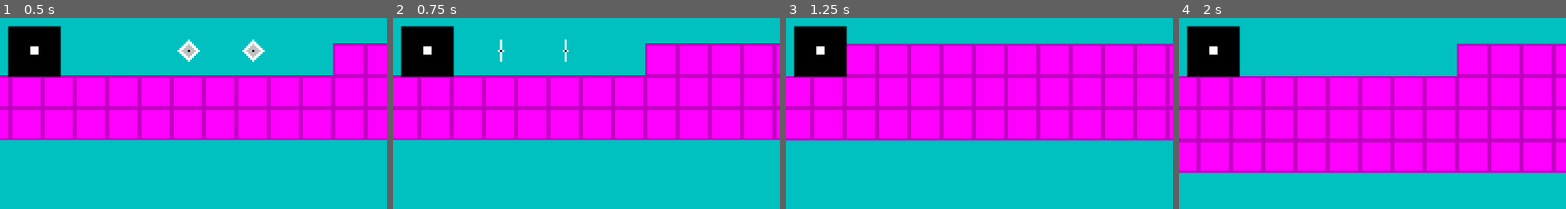
Above: before the commit, frames 1-4 (left to right).
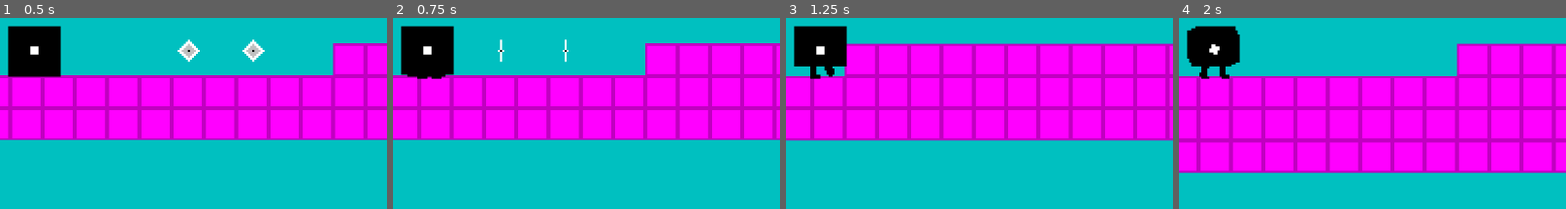
Above: after the commit, the same moments.

Repository: Aleksa2309/Analogue_Escape
Game: Godot game, scene res://Scenes/game.tscn
Two runs of this game, one before a commit and one after it. Both use one fixed random seed, a clock stepped at 60 frames per second and the inputs below.
Inputs:
- Up to frame 1 (0.5 s): no input
- Up to frame 2 (0.75 s): hold Right (move_right) from 0.53 s (still down)
- Up to frame 3 (1.25 s): keep holding Right (move_right); tap Up (jump) at 0.77 s
- Up to frame 4 (2 s): keep holding Right (move_right); tap Up (jump) at 1.52 s
The pictures show only the part of the screen within x 46-95%, y 35-85%; the shares and areas given below are measured in that part.

Frame 1 is identical in both runs. In frame 2, 0.1% of the frame differs, in the area x 2-16%, y 29-32%; in frame 3, 0.6%; in frame 4, 0.9%, in the area x 2-16%, y 4-32%.

Commit message:
Animation player working, bugs left

Diff:
--- a/Scenes/player.tscn
+++ b/Scenes/player.tscn
@@ -278,20 +278,93 @@
 "run_start": SubResource("Animation_72hlr")
 }
 
+[sub_resource type="AnimationNodeAnimation" id="AnimationNodeAnimation_7g4p4"]
+animation = &"idle"
+
+[sub_resource type="AnimationNodeAnimation" id="AnimationNodeAnimation_i0885"]
+animation = &"idle"
+
+[sub_resource type="AnimationNodeAnimation" id="AnimationNodeAnimation_7gari"]
+animation = &"idle"
+
+[sub_resource type="AnimationNodeAnimation" id="AnimationNodeAnimation_d1gfl"]
+animation = &"idle"
+
 [sub_resource type="AnimationNodeBlendSpace2D" id="AnimationNodeBlendSpace2D_kt7wg"]
+blend_point_0/node = SubResource("AnimationNodeAnimation_7g4p4")
+blend_point_0/pos = Vector2(-1, 0)
+blend_point_1/node = SubResource("AnimationNodeAnimation_i0885")
+blend_point_1/pos = Vector2(1, 0)
+blend_point_2/node = SubResource("AnimationNodeAnimation_7gari")
+blend_point_2/pos = Vector2(0, 1)
+blend_point_3/node = SubResource("AnimationNodeAnimation_d1gfl")
+blend_point_3/pos = Vector2(0, -1)
+
+[sub_resource type="AnimationNodeAnimation" id="AnimationNodeAnimation_lc2lb"]
+animation = &"run"
+
+[sub_resource type="AnimationNodeAnimation" id="AnimationNodeAnimation_4uxqd"]
+animation = &"run"
+
+[sub_resource type="AnimationNodeAnimation" id="AnimationNodeAnimation_7mxt2"]
+animation = &"run"
+
+[sub_resource type="AnimationNodeAnimation" id="AnimationNodeAnimation_d0eqa"]
+animation = &"run"
 
 [sub_resource type="AnimationNodeBlendSpace2D" id="AnimationNodeBlendSpace2D_ny3lu"]
+blend_point_0/node = SubResource("AnimationNodeAnimation_lc2lb")
+blend_point_0/pos = Vector2(0, 1)
+blend_point_1/node = SubResource("AnimationNodeAnimation_4uxqd")
+blend_point_1/pos = Vector2(-1, 0)
+blend_point_2/node = SubResource("AnimationNodeAnimation_7mxt2")
+blend_point_2/pos = Vector2(1, 0)
+blend_point_3/node = SubResource("AnimationNodeAnimation_d0eqa")
+blend_point_3/pos = Vector2(0, -1)
+
+[sub_resource type="AnimationNodeAnimation" id="AnimationNodeAnimation_c7nvs"]
+animation = &"run_end"
+
+[sub_resource type="AnimationNodeAnimation" id="AnimationNodeAnimation_qic48"]
+animation = &"run_end"
+
+[sub_resource type="AnimationNodeAnimation" id="AnimationNodeAnimation_scdce"]
+animation = &"run_end"
+
+[sub_resource type="AnimationNodeAnimation" id="AnimationNodeAnimation_i004e"]
+animation = &"run_end"
 
 [sub_resource type="AnimationNodeBlendSpace2D" id="AnimationNodeBlendSpace2D_mincg"]
+blend_point_0/node = SubResource("AnimationNodeAnimation_c7nvs")
+blend_point_0/pos = Vector2(-1, 0)
+blend_point_1/node = SubResource("AnimationNodeAnimation_qic48")
+blend_point_1/pos = Vector2(0, 1)
+blend_point_2/node = SubResource("AnimationNodeAnimation_scdce")
+blend_point_2/pos = Vector2(1, 0)
+blend_point_3/node = SubResource("AnimationNodeAnimation_i004e")
+blend_point_3/pos = Vector2(0, -1)
+
+[sub_resource type="AnimationNodeAnimation" id="AnimationNodeAnimation_5lvto"]
+animation = &"run_start"
+
+[sub_resource type="AnimationNodeAnimation" id="AnimationNodeAnimation_cwhgu"]
+animation = &"run_start"
+
+[sub_resource type="AnimationNodeAnimation" id="AnimationNodeAnimation_t36e3"]
+animation = &"run_start"
+
+[sub_resource type="AnimationNodeAnimation" id="AnimationNodeAnimation_jdupg"]
+animation = &"run_start"
 
 [sub_resource type="AnimationNodeBlendSpace2D" id="AnimationNodeBlendSpace2D_1xqa2"]
-
-[sub_resource type="AnimationNodeStateMachineTransition" id="AnimationNodeStateMachineTransition_jdbud"]
-advance_mode = 2
-
-[sub_resource type="AnimationNodeStateMachineTransition" id="AnimationNodeStateMachineTransition_suejh"]
-advance_mode = 2
-advance_condition = &"move_start"
+blend_point_0/node = SubResource("AnimationNodeAnimation_5lvto")
+blend_point_0/pos = Vector2(0, 1)
+blend_point_1/node = SubResource("AnimationNodeAnimation_cwhgu")
+blend_point_1/pos = Vector2(-1, 0)
+blend_point_2/node = SubResource("AnimationNodeAnimation_t36e3")
+blend_point_2/pos = Vector2(0, -1)
+blend_point_3/node = SubResource("AnimationNodeAnimation_jdupg")
+blend_point_3/pos = Vector2(1, 0)
 
 [sub_resource type="AnimationNodeStateMachineTransition" id="AnimationNodeStateMachineTransition_0v3e2"]
 switch_mode = 2
@@ -302,20 +375,27 @@
 advance_mode = 2
 advance_condition = &"move_end"
 
+[sub_resource type="AnimationNodeStateMachineTransition" id="AnimationNodeStateMachineTransition_2qaue"]
+switch_mode = 2
+advance_mode = 2
+advance_condition = &"move_start"
+
+[sub_resource type="AnimationNodeStateMachineTransition" id="AnimationNodeStateMachineTransition_ldmv0"]
+switch_mode = 2
+advance_mode = 2
+advance_condition = &"move_end"
+
+[sub_resource type="AnimationNodeStateMachineTransition" id="AnimationNodeStateMachineTransition_jdbud"]
+advance_mode = 2
+
+[sub_resource type="AnimationNodeStateMachineTransition" id="AnimationNodeStateMachineTransition_suejh"]
+advance_mode = 2
+advance_condition = &"move_start"
+
 [sub_resource type="AnimationNodeStateMachineTransition" id="AnimationNodeStateMachineTransition_kovkd"]
 switch_mode = 2
 advance_mode = 2
 advance_condition = &"idle"
-
-[sub_resource type="AnimationNodeStateMachineTransition" id="AnimationNodeStateMachineTransition_2qaue"]
-switch_mode = 2
-advance_mode = 2
-advance_condition = &"move_start"
-
-[sub_resource type="AnimationNodeStateMachineTransition" id="AnimationNodeStateMachineTransition_ldmv0"]
-switch_mode = 2
-advance_mode = 2
-advance_condition = &"move_end"
 
 [sub_resource type="AnimationNodeStateMachine" id="AnimationNodeStateMachine_8v4jd"]
 states/End/position = Vector2(1379, 110)
@@ -327,7 +407,7 @@
 states/move_end/position = Vector2(668, 166)
 states/move_start/node = SubResource("AnimationNodeBlendSpace2D_1xqa2")
 states/move_start/position = Vector2(668, 52)
-transitions = ["Start", "idle", SubResource("AnimationNodeStateMachineTransition_jdbud"), "idle", "move_start", SubResource("AnimationNodeStateMachineTransition_suejh"), "move_start", "move", SubResource("AnimationNodeStateMachineTransition_0v3e2"), "move", "move_end", SubResource("AnimationNodeStateMachineTransition_ebgtk"), "move_end", "idle", SubResource("AnimationNodeStateMachineTransition_kovkd"), "move_end", "move_start", SubResource("AnimationNodeStateMachineTransition_2qaue"), "move_start", "move_end", SubResource("AnimationNodeStateMachineTransition_ldmv0")]
+transitions = ["move_start", "move", SubResource("AnimationNodeStateMachineTransition_0v3e2"), "move", "move_end", SubResource("AnimationNodeStateMachineTransition_ebgtk"), "move_end", "move_start", SubResource("AnimationNodeStateMachineTransition_2qaue"), "move_start", "move_end", SubResource("AnimationNodeStateMachineTransition_ldmv0"), "Start", "idle", SubResource("AnimationNodeStateMachineTransition_jdbud"), "idle", "move_start", SubResource("AnimationNodeStateMachineTransition_suejh"), "move_end", "idle", SubResource("AnimationNodeStateMachineTransition_kovkd")]
 graph_offset = Vector2(27, 9)
 
 [node name="Player" type="CharacterBody2D"]
--- a/Scripts/player.gd
+++ b/Scripts/player.gd
@@ -8,6 +8,8 @@
 # Get the gravity from the project settings to be synced with RigidBody nodes.
 var gravity = ProjectSettings.get_setting("physics/2d/default_gravity")
 var prevVelocity: Vector2 = Vector2.ZERO
+var checkVelocity_x: float = 0
+var prevDirection: int = 0
 
 @onready var idle_timer = $idle_timer
 @onready var sprite_2d = $Sprite2D
@@ -59,6 +61,7 @@
 	else:
 		velocity.x = move_toward(velocity.x, 0, SPEED)
 
+	checkVelocity_x = velocity.x
 	move_and_slide()
 
 	prevVelocity = velocity
@@ -69,45 +72,59 @@
 
 func update_animation_parameters():
 
-	if velocity == Vector2.ZERO:
-		if state_machine.get_current_node() == &"run":
+	if checkVelocity_x == 0:
+		if state_machine.get_current_node() == &"move":
 			animation_tree["parameters/conditions/move_end"] = true
 			animation_tree["parameters/conditions/idle"] = false
 			animation_tree["parameters/conditions/move_start"] = false
 			animation_tree["parameters/conditions/is_moving"] = false
-			print(state_machine.get_current_node() + "0")
+			print(state_machine.get_current_node())
 
 		if state_machine.get_current_node() == &"move_end":
 			animation_tree["parameters/conditions/move_end"] = false
 			animation_tree["parameters/conditions/idle"] = true
 			animation_tree["parameters/conditions/move_start"] = false
 			animation_tree["parameters/conditions/is_moving"] = false
-			print(state_machine.get_current_node() + "0")
+			print(state_machine.get_current_node() + "0 ")
 
 		if state_machine.get_current_node() == &"move_start":
 			animation_tree["parameters/conditions/move_end"] = true
 			animation_tree["parameters/conditions/idle"] = false
 			animation_tree["parameters/conditions/move_start"] = false
 			animation_tree["parameters/conditions/is_moving"] = false
-			print(state_machine.get_current_node() + "0")
+			print(state_machine.get_current_node() + "0 ")
+
+		if state_machine.get_current_node() == &"idle":
+			animation_tree["parameters/conditions/move_end"] = false
+			animation_tree["parameters/conditions/idle"] = true
+			animation_tree["parameters/conditions/move_start"] = false
+			animation_tree["parameters/conditions/is_moving"] = false
+			print(state_machine.get_current_node() + "0 ")
 	else:
 		if state_machine.get_current_node() == &"idle":
 			animation_tree["parameters/conditions/move_end"] = false
 			animation_tree["parameters/conditions/idle"] = false
 			animation_tree["parameters/conditions/move_start"] = true
 			animation_tree["parameters/conditions/is_moving"] = false
-			print(state_machine.get_current_node() + "1")
+			print(state_machine.get_current_node() + "1 ")
 
 		if state_machine.get_current_node() == &"move_end":
 			animation_tree["parameters/conditions/move_end"] = false
 			animation_tree["parameters/conditions/idle"] = false
 			animation_tree["parameters/conditions/move_start"] = true
 			animation_tree["parameters/conditions/is_moving"] = false
-			print(state_machine.get_current_node() + "1")
+			print(state_machine.get_current_node() + "1 ")
 
 		if state_machine.get_current_node() == &"move_start":
 			animation_tree["parameters/conditions/move_end"] = false
 			animation_tree["parameters/conditions/idle"] = false
 			animation_tree["parameters/conditions/move_start"] = false
 			animation_tree["parameters/conditions/is_moving"] = true
-			print(state_machine.get_current_node() + "1")
+			print(state_machine.get_current_node() + "1 ")
+
+		if state_machine.get_current_node() == &"move":
+			animation_tree["parameters/conditions/move_end"] = false
+			animation_tree["parameters/conditions/idle"] = false
+			animation_tree["parameters/conditions/move_start"] = false
+			animation_tree["parameters/conditions/is_moving"] = true
+			print(state_machine.get_current_node() + "1 ")
Not shown: 1 places in Scenes/player.tscn that only renumber resources
